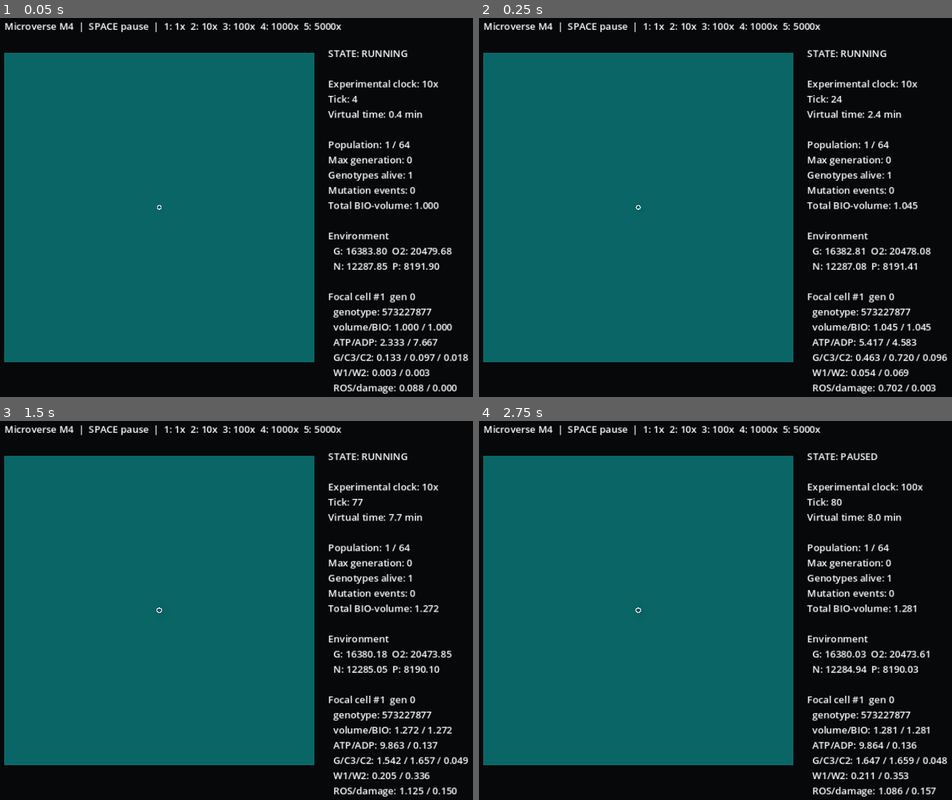
Above: before the commit, frames 1-4 (two rows, left to right).
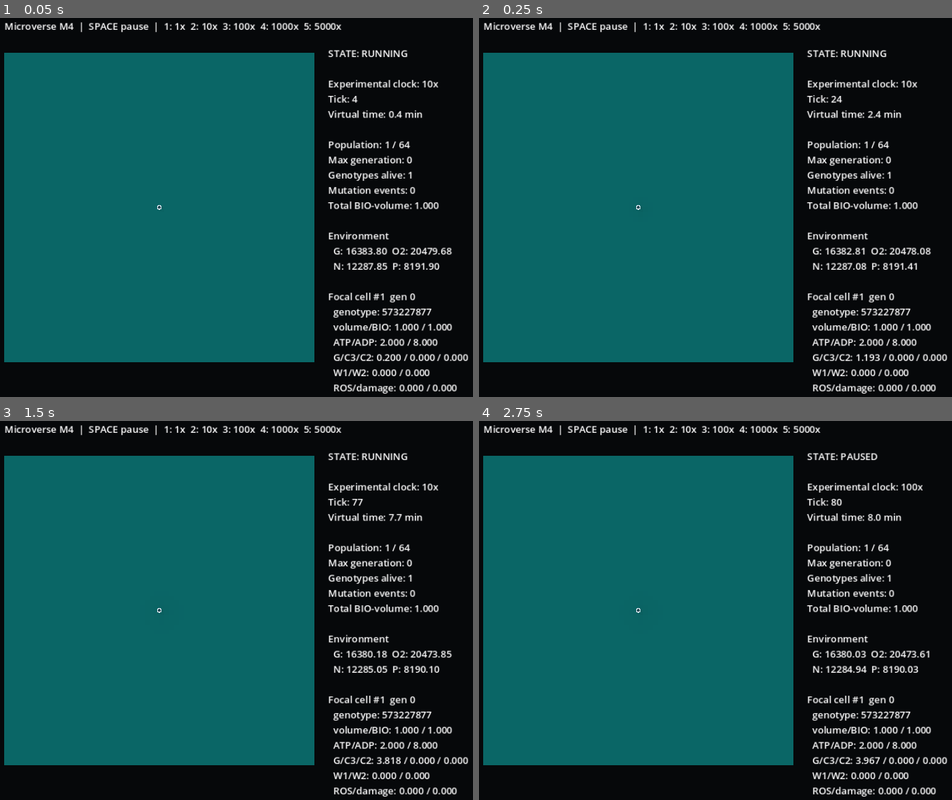
Above: after the commit, the same moments.

Repository: Feynman26/Microverse
Game: Godot game, scene res://src/ui/main.tscn
Two runs of this game, one before a commit and one after it. Both use one fixed random seed, a clock stepped at 60 frames per second and the inputs below.
Inputs:
- Up to frame 1 (0.05 s): no input
- Up to frame 2 (0.25 s): no input
- Up to frame 3 (1.5 s): tap Enter at 0.5 s; tap 1 at 0.6 s; tap Space at 0.77, 1.25 s; tap 2 at 1.35 s
- Up to frame 4 (2.75 s): tap Space at 1.52 s; tap Enter at 2 s; tap 3 at 2.1 s

The runs differ from the first frame. In frame 1, 0.2% of the frame differs, in the area x 81-99%, y 84-99%; in frame 2, 0.4%; in frame 3, 0.5%, in the area x 33-99%, y 48-99%; in frame 4, 0.5%.
Error after the commit: Trying to assign value of type 'float' to a variable of type 'Dictionary'. (res://src/expression/expression_state.gd:83)

Commit message:
refactor: preserve protein molecular identity across coding mutations

Diff:
--- a/src/expression/expression_state.gd
+++ b/src/expression/expression_state.gd
@@ -1,51 +1,88 @@
 extends RefCounted
 class_name ExpressionState
 
-# Authoritative M5 expression state. Keys are stable locus IDs; values are
-# non-negative normalized molecular abundance units. The state is intentionally
-# separate from Genome: genotype is inherited information, while mRNA/protein
-# abundance is a transient phenotype that can differ between clonal cells.
+# mRNA is tracked by locus because a transcript belongs to a gene locus.
+# Protein is tracked by locus *and the signature that was encoded when that
+# cohort was translated*. This matters after mutation: inherited old proteins
+# must not magically acquire the daughter's new DNA sequence.
 
 var mrna: Dictionary = {}
-var proteins: Dictionary = {}
+var protein_cohorts: Dictionary = {} # locus_id -> {protein_signature: amount}
 
-func _init(p_mrna: Dictionary = {}, p_proteins: Dictionary = {}) -> void:
+func _init(p_mrna: Dictionary = {}, p_protein_cohorts: Dictionary = {}) -> void:
 	mrna = p_mrna.duplicate(true)
-	proteins = p_proteins.duplicate(true)
+	protein_cohorts = p_protein_cohorts.duplicate(true)
 	assert_nonnegative()
 
 func deep_copy():
-	return ExpressionState.new(mrna, proteins)
+	return ExpressionState.new(mrna, protein_cohorts)
 
 func mrna_for(locus_id: int) -> float:
 	return float(mrna.get(locus_id, 0.0))
 
 func protein_for(locus_id: int) -> float:
-	return float(proteins.get(locus_id, 0.0))
+	var result: float = 0.0
+	var cohorts: Dictionary = protein_cohorts.get(locus_id, {})
+	for amount in cohorts.values():
+		result += float(amount)
+	return result
+
+func protein_for_signature(locus_id: int, signature: int) -> float:
+	var cohorts: Dictionary = protein_cohorts.get(locus_id, {})
+	return float(cohorts.get(signature & 0xFFFF, 0.0))
+
+func set_single_protein_cohort(locus_id: int, signature: int, amount: float) -> void:
+	assert(amount >= 0.0)
+	protein_cohorts[locus_id] = {signature & 0xFFFF: amount}
+
+func add_protein(locus_id: int, signature: int, amount: float) -> void:
+	assert(amount >= 0.0)
+	var cohorts: Dictionary = protein_cohorts.get(locus_id, {}).duplicate(true)
+	var normalized_signature: int = signature & 0xFFFF
+	cohorts[normalized_signature] = float(cohorts.get(normalized_signature, 0.0)) + amount
+	protein_cohorts[locus_id] = cohorts
 
 func total_mrna() -> float:
 	var result: float = 0.0
-	for value in mrna.values():
-		result += float(value)
+	for value in mrna.values(): result += float(value)
 	return result
 
 func total_protein() -> float:
 	var result: float = 0.0
-	for value in proteins.values():
-		result += float(value)
+	for locus_variant in protein_cohorts.keys():
+		result += protein_for(int(locus_variant))
 	return result
+
+func cohort_records() -> Array:
+	var records: Array = []
+	var loci: Array = protein_cohorts.keys()
+	loci.sort()
+	for locus_variant in loci:
+		var locus_id: int = int(locus_variant)
+		var cohorts: Dictionary = protein_cohorts[locus_id]
+		var signatures: Array = cohorts.keys()
+		signatures.sort()
+		for signature_variant in signatures:
+			var signature: int = int(signature_variant)
+			var amount: float = float(cohorts[signature])
+			if amount > 0.0:
+				records.append({"locus_id": locus_id, "signature": signature, "amount": amount})
+	return records
 
 func assert_matches_genome(genome) -> void:
 	assert(genome != null)
 	for gene in genome.genes:
-		assert(mrna.has(int(gene.locus_id)), "Missing mRNA state for locus %d" % int(gene.locus_id))
-		assert(proteins.has(int(gene.locus_id)), "Missing protein state for locus %d" % int(gene.locus_id))
+		var locus_id: int = int(gene.locus_id)
+		assert(mrna.has(locus_id), "Missing mRNA state for locus %d" % locus_id)
+		assert(protein_cohorts.has(locus_id), "Missing protein cohort ledger for locus %d" % locus_id)
 
 func assert_nonnegative() -> void:
 	for value in mrna.values():
 		assert(float(value) >= -1e-10, "Negative mRNA abundance")
-	for value in proteins.values():
-		assert(float(value) >= -1e-10, "Negative protein abundance")
+	for cohorts_variant in protein_cohorts.values():
+		var cohorts: Dictionary = cohorts_variant
+		for amount in cohorts.values():
+			assert(float(amount) >= -1e-10, "Negative protein cohort abundance")
 
 func checksum() -> float:
 	var loci: Array = mrna.keys()
@@ -54,5 +91,11 @@
 	for i in range(loci.size()):
 		var locus_id: int = int(loci[i])
 		result += mrna_for(locus_id) * float((i + 3) * 29)
-		result += protein_for(locus_id) * float((i + 5) * 43)
+		var cohorts: Dictionary = protein_cohorts.get(locus_id, {})
+		var signatures: Array = cohorts.keys()
+		signatures.sort()
+		for j in range(signatures.size()):
+			var signature: int = int(signatures[j])
+			result += float(cohorts[signature]) * float((i + 5) * 43 + (j + 1) * 7)
+			result += float(signature) * 0.00000031 * float(i + 1)
 	return result
